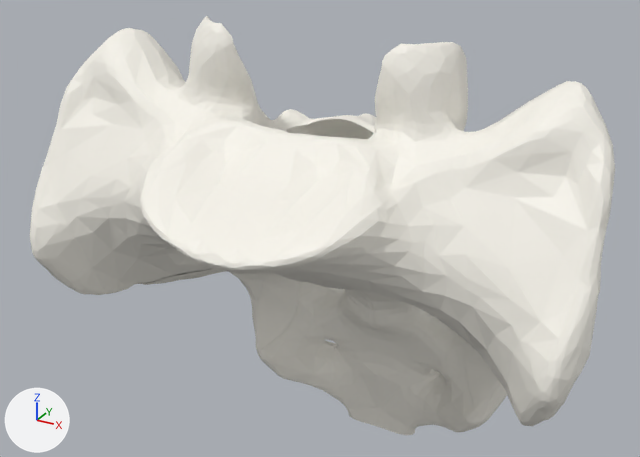
The glTF model models/v3-sacrum.glb as it was, and as the next commit left it.
The view is the same before and after, from a camera (50 mm lens) standing at (0.678, -1.288, 0.739) and looking at (-0.041, 0.02, 0.085). Lighting does not change. The marker at lower left points along +X, +Y and +Z. The picture after the commit comes second.

Objects in the first picture: 'Piriformis muscle.ol#3', 'Piriformis muscle.or#2', 'Sacrum#0', 'Sacrum#1'.
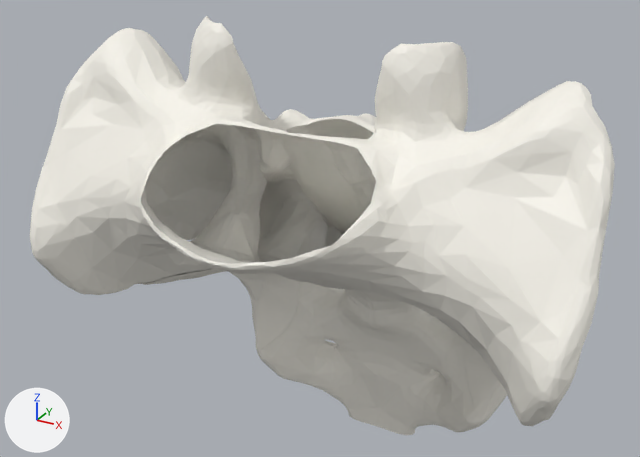
Where the change shows, as pixel boxes (x1, y1, x2, y2) in the pictures (640 x 457 px):
'Sacrum#1', deleted: before (141, 96, 615, 418)

The change, as a list of edits to the scene's bpy script:
```text
Remove ob_sacrum_1:
    ob_sacrum_1 = bpy.data.objects.new('Sacrum#1', me_sacrum_1)
    ob_sacrum_1.location = (0.0, 0.0, 0.0)
```
